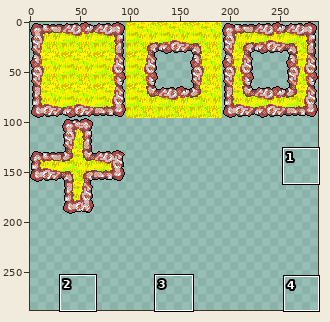
Two versions of one sprite sheet, lipcritic1.1/Assets/sprites/ground sprites/lipcritictileset.png. Above: a wide view before the commit, with the close-up outlined.
Close-up. Before the commit:
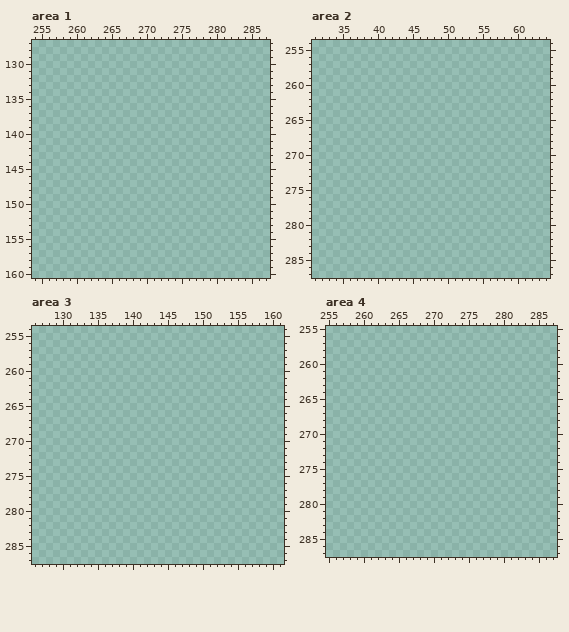
The file is 288x288 pixels. Shown: area 1: x 254..287, y 127..160; area 2: x 31..64, y 254..287; area 3: x 126..161, y 254..287; area 4: x 255..287, y 255..287. The commit also changed other parts of the picture, which this record leaves out.
After the commit:
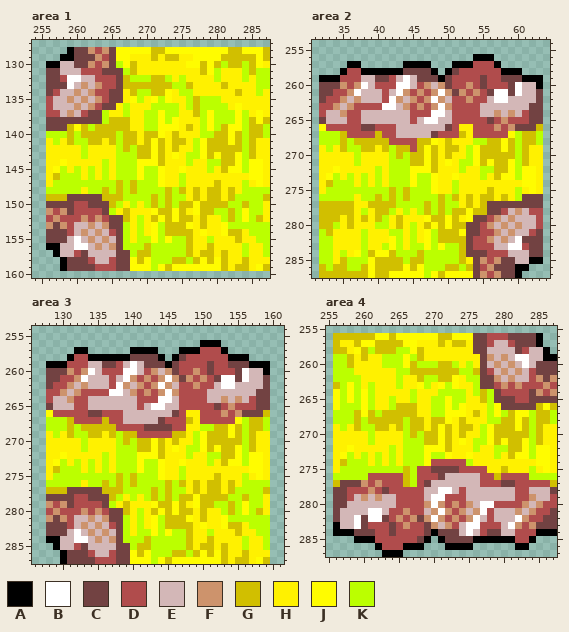
Palette (. is transparent): A #000000  B #ffffff  C #724242  D #b04c4c  E #d3b7b7  F #cd936c  G #d1bf00  H #fff100  J #fffc00  K #bbff00
Change:
Changed rows in their new state; - is an unchanged pixel.
Area 1:
first column x 256:
128 ---ACCFDFCJJJJJGGJJJJJJJJJGGJJJG
129 --AACCCFDCJJHHHGHGGHHJJJJGGGGGJG
130 AAEECCFDFCKJGHHHHHHHJJGJGKGGKGJH
131 CCEEEDDDCCCKGHHHHHHHHHGJKHHHKGKK
132 CCDBBEEDDDCGKKKGGKHKHHHHKHHHKHKK
133 CCCBEFEFDDCGGGGGGGKKGHHHHGHHHHKK
134 CDEEFEFDDCCHGKKGGJHKKHHHHHHGHHKH
135 DEEFEFEFDCCHJKHJKJHHKGKKKHHHHHHH
136 DEEEFEFDCCHKHHHKKKKHKGKKKKHJHHHH
137 DDEFEDCCKHHKHHKKJKKHHGKJKKKJKHJH
138 CCCCCCCCKGGGHHKKJKJHHHKJKKKJKGJG
139 CCCGJGKGGGGGHHKKJJJHGHKJKGJJKGGK
140 KKKGKGGGGGKGGHGGJHGHHHKKGGJGKGGK
141 HKHGKKGGHGKGGHGJGHGGHKJGGGJGKGHH
142 HHHHHKHHHHKGKGGJGHGHHKJGGGGGKGHH
143 HHHHHKHHHHKKKGGJGHJHKKJGJGGJKGHH
144 HHJHHHHHKHKKKJJJGHHHKHHKKGGJKJJH
145 HJKHKHKHKHKKKJKKJHHJHHHKHGJJKJJH
146 HGKKKHKHKHKKKJKKJHHKHHHHHHHHHJJH
147 HKKKKKKKKKGKGKKKJHHKHHHHGHHHKHJH
148 KKKKKHKKGKGKGKKKKGKGHGHGGHGHKKKK
149 GGGCCCCCGGGKKKKGKGKKHGHGGHGKKKKG
150 CCCCDDCCCGKHKHKGKGKGGJGGGGKKGKKH
151 FDFCDDDDCKHGHHHJGGJGHJGGKKGKJKKH
152 DFDDDFDFDCCGHKHGJGJGGHGHHKGKJKGH
153 FCFDEEFEFCCKHKHJKGGGJHGHHJKKKKKK
154 CCCDEFEFEDCKHKHJKGGGGHJHHJGGHKKK
155 CCCEBEFEFECKHKKJKJKKGHHKHHHGHHKK
156 AAEEBBEFEFCKKKGKKKKKGHHGHHHHKHHK
157 -AEEDCEEEECCKGGKKKKKGHGGHGHHKHHK
158 --ACCCDEEDCCJGJKKKGGKGJGJGHHGHHH
159 --ACCCCDDDCCJJJKJGJJJJJJJGHGGHJG
Area 2:
first column x 32:
256 ----------------------AAA-------
257 ----AA------AAAA---AAADDDA------
258 ---ADDAAAAAACCCCA-ACDDDDDDAAA---
259 AAADDDEECCDEBECCCACDDDDCDDCCCAAA
260 CCCFDFBEDDDBBEDFEFCDDFDCDDDCBEEA
261 CCDDFBEEEDEBFDFDFBFCFDFDCBBCBEEC
262 CDDFEFEEEDBFEFDFBFEDDFDDEBBEEEEC
263 DDFEFDDDDBBEFDFDFBFDDDDEEEEEEECC
264 DEEFDDEEEEEEEDDDBBEDDDDEEFEFEDCC
265 CEEEDDEEEEEEEDEBBEEDDDDDCDFDDDCC
266 JDDDDDCCDDDEEEEEEECDHHDDDFDFCCCG
267 KKKGDDDDGDDEEEEECDDDGHDDDDDJKGGK
268 KKKGKGGGGGDDDDGGJHGHHHKKGGJGKGGK
269 HKHGKKGGHGKGGDGJGHGGHKJGGGJGKGHH
270 HHHHHKHHHHKGKGGJGHGHHKJGGGGGKGHH
271 HHHHHKHHHHKKKGGJGHJHKKJGJGGJKGHH
272 HHJHHHHHKHKKKJJJGHHHKHHKKGGJKJJH
273 HJKHKHKHKHKKKJKKJHHJHHHKHGJJKJJH
274 HGKKKHKHKHKKKJKKJHHKHHHHHHHHHJJH
275 HKKKKKKKKKGKGKKKJHHKHHHHGHHHKHJH
276 KKKKKHKKGKGKGKKKKGKGHGHGGHGHKCCC
277 GGGGGHHGGGGKKKKGKGKKHGHGCCCCCCCC
278 GGGGGHKHGGKHKHKGKGKGGJGGCCDEFEDD
279 GGGHGHGHGKHGHHHJGGJGHJCCDFEFEEED
280 GGKHGHHHKKHGHKHGJGJGGCCDFEFEFEED
281 KGHHHHKHHHKKHKHJKGGGJCCDDFEFEEDC
282 KKHHHHKHHHJKHKHJKGGGGCDDFEFEBCCC
283 KKHHHHKHHKJKHKKJKJKKGCDDDEEBBDCC
284 KKHKHJKGJJGKKKGKKKKKGCCCDDDEEECC
285 KKHGKKKJGGGGKGGKKKKKGHCFDFCCEEAA
286 GKGGKKGJGGGGJGJKKKGGKGCDFCCCAA--
287 GGGGGGGJGGJJJJJKJGJJJJCFDFCCA---
Area 3:
first column x 128:
256 ----------------------AAA-------
257 ----AA------AAAA---AAADDDA------
258 ---ADDAAAAAACCCCA-ACDDDDDDAAA---
259 AAADDDEECCDEBECCCACDDDDCDDCCCAAA
260 CCCFDFBEDDDBBEDFEFCDDFDCDDDCBEEA
261 CCDDFBEEEDEBFDFDFBFCFDFDCBBCBEEC
262 CDDFEFEEEDBFEFDFBFEDDFDDEBBEEEEC
263 DDFEFDDDDBBEFDFDFBFDDDDEEEEEEECC
264 DEEFDDEEEEEEEDDDBBEDDDDEEFEFEDCC
265 CEEEDDEEEEEEEDEBBEEDDDDDCDFDDDCC
266 JDDDDDCCDDDEEEEEEECDHHDDDFDFCCCG
267 KKKGDDDDGDDEEEEECDDDGHDDDDDJKGGK
268 KKKGKGGGGGDDDDCCCCDDHHKKGGJGKGGK
269 HKHGKKGGHGKGGDDDDDGGHKJGGGJGKGHH
270 HHHHHKHHHHKGKGGJGHGHHKJGGGGGKGHH
271 HHHHHKHHHHKKKGGJGHJHKKJGJGGJKGHH
272 HHJHHHHHKHKKKJJJGHHHKHHKKGGJKJJH
273 HJKHKHKHKHKKKJKKJHHJHHHKHGJJKJJH
274 HGKKKHKHKHKKKJKKJHHKHHHHHHHHHJJH
275 HKKKKKKKKKGKGKKKJHHKHHHHGHHHKHJH
276 KKKKKHKKGKGKGKKKKGKGHGHGGHGHKKKK
277 GGGCCCCCGGGKKKKGKGKKHGHGGHGKKKKG
278 CCCCDDCCCGKHKHKGKGKGGJGGGGKKGKKH
279 FDFCDDDDCKHGHHHJGGJGHJGGKKGKJKKH
280 DFDDDFDFDCCGHKHGJGJGGHGHHKGKJKGH
281 FCFDEEFEFCCKHKHJKGGGJHGHHJKKKKKK
282 CCCDEFEFEDCKHKHJKGGGGHJHHJGGHKKK
283 CCCEBEFEFECKHKKJKJKKGHHKHHHGHHKK
284 AAEEBBEFEFCKKKGKKKKKGHHGHHHHKHHK
285 -AEEDCEEEECCKGGKKKKKGHGGHGHHKHHK
286 --ACCCDEEDCCJGJKKKGGKGJGJGHHGHHH
287 --ACCCCDDDCCJJJKJGJJJJJJJGHGGHJG
Area 4:
first column x 256:
256 GGGGGGJJGJJJJJJGGJJJCCDDDCCCCA--
257 GHHGJJGGGGJJHHHGHGGHCCDEEDCCCA--
258 GGHJGKGGGKKJGHHHHHHHCCEEEECDEEA-
259 KKGHGHHKKKJKGHHHHHHHHCFEFEBBEEAA
260 KKGHHHHKKKJGKKKGGKHKHCEFEFEBECCC
261 KKKHHHHHHKKGGGGGGGKKGCDEFEFEDCCC
262 KKKKHHHHHKHHGKKGGJHKKCCFEFEEDFCF
263 GKJKHKHHHKHHJKHJKJHHKCCDFDFDDDFD
264 JKJKJKHHHHHKHHHKKKKHKGKCDDDDCFDF
265 JKJKJKHHKHHKHHKKJKKHHGKCCCDDCCCC
266 JKKKJKHHKGGGHHKKJKJHHHKJCCCCCGJG
267 KKKGJGKGGGGGHHKKJJJHGHKJKGJJKGGK
268 KKKGKGGGGGKGGHGGJHGHHHKKGGJGKGGK
269 HKHGKKGGHGKGGHGJGHGGHKJGGGJGKGHH
270 HHHHHKHHHHKGKGGJGHGHHKJGGGGGKGHH
271 HHHHHKHHHHKKKGGJGHJHKKJGJGGJKGHH
272 HHJHHHHHKHKKKJJJGHHHKHHKKGGJKJJH
273 HJKHKHKHKHKKKJKKJHHJHHHKHGJJKJJH
274 HGKKKHKHKHKKKJDDDDDKHHHHHHHHHJJH
275 HKKKKKKKKKGKDDCCCCDDDDHHGHHHKHJH
276 KKKKKDDDDDGKDDDCEEEEEDDGDDDDKKKK
277 GCCCFDFDDDGKDCEEEEEEEDDDCCDDDDDG
278 CCDDDFDCDDDDDEEBBEDEEEEEEEDDEEEC
279 CCDEFEFEEDDDDEBBDDDEEEEEEEDDFEED
280 CCEEEEEEEDDDDFBFDFDFEBBDDDDFEFDD
281 CEEEEBBEDDFDDEFBFDFEFBDEEEFEFDDC
282 CEEBCBBCDFDFCFBFDFDFBEDEEEBFDDCC
283 AEEBCDDDCDFDDCFEFDEBBDDDEBFDFCCC
284 AAACCCDDCDDDDCACCCEBEDCCEEDDDAAA
285 ---AAADDDDDDCA-ACCCCAAAAAADDA---
286 ------ADDDAAA---AAAA------AA----
287 -------AAA----------------------
Changed places in both close-ups, as pixel boxes (x1, y1, x2, y2):
added: (46, 47, 270, 271)
added: (319, 54, 543, 278)
added: (46, 340, 270, 564)
added: (333, 333, 557, 557)
